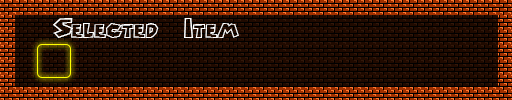
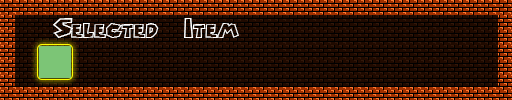
Layers edited between the first and the second 512 × 100 image:
added layer "Rectangle 1" above "Rounded Rectangle 1" over [39, 46, 71, 78]
painted on "Rounded Rectangle 1" over [37, 44, 73, 80]
